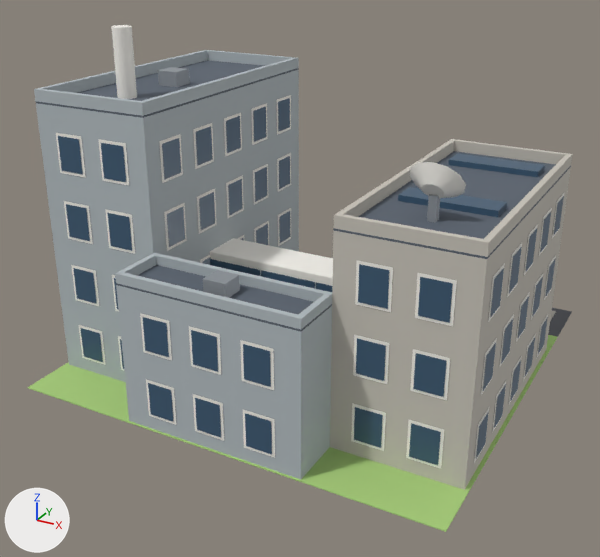
One commit to the glTF model assets/models/I223-3.glb: the scene before it, then after it.
One viewpoint serves both versions: a 50 mm lens placed at (20.0, -39.3, 23.8), pointed at (-0.4, -2.2, 5.3). Arrows for +X, +Y and +Z are at lower left; the lights stay in place. The picture after the commit comes second. Where no turn or scale is listed for an object, it has been applied to the vertices.

In view in the first picture: 'bridge', 'lawn', 'parapet', 'parapet.001', 'parapet.002', 'parapet.003', 'parapet.004', 'parapet.005', 'parapet.006', 'parapet.007', 'parapet.008', 'parapet.009', 'parapet.010', 'parapet.011', 'roof', 'roof.001', 'roof.002', 'smoke_stack', 'wall', 'wall.001', 'wall.002' and 105 more.
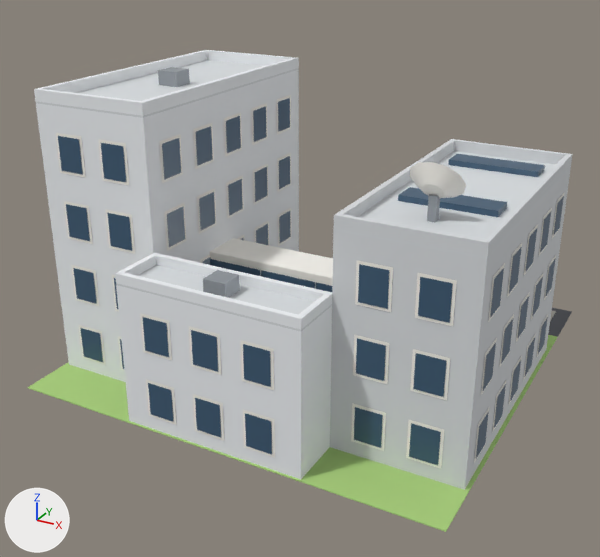
The change, as a list of edits to the scene's bpy script:
```text
Change mat_wall:
    mat_wall.base_color: (0.451, 0.503, 0.527) -> (0.855, 0.88, 0.905)  # light grey #b3bcc0 -> white #eef1f4
Change mat_roof:
    mat_roof.base_color: (0.105, 0.127, 0.162) -> (0.694, 0.723, 0.745)  # greyish blue #5b6470 -> light grey #d9dde0
Change mat_wall_alt:
    mat_wall_alt.base_color: (0.584, 0.552, 0.491) -> (0.694, 0.716, 0.738)  # light grey #c9c4ba -> light grey #d9dcdf
Remove ob_smoke_stack:
    ob_smoke_stack = bpy.data.objects.new('smoke_stack', me_mesh_28)
    ob_smoke_stack.location = (-8.4, -6.0, 16.91)
```

Where the change shows, as pixel boxes (x1, y1, x2, y2) in the pictures (600 x 557 px):
'wall.001', recoloured
    both: (330, 167, 571, 490)
'wall', recoloured (light grey to white)
    both: (36, 70, 299, 382)
'wall.002', recoloured (light grey to white)
    both: (116, 285, 332, 479)
'roof.001', recoloured (lighter)
    both: (333, 151, 571, 259)
'roof', recoloured (greyish blue to light grey)
    both: (35, 60, 299, 118)
'parapet.005', recoloured
    both: (333, 213, 491, 257)
'parapet.009', recoloured (light grey to white)
    both: (115, 271, 305, 329)
'roof.002', recoloured (greyish blue to light grey)
    both: (116, 265, 332, 332)
'parapet.003', recoloured (light grey to white)
    both: (143, 58, 296, 114)
'parapet.008', recoloured (light grey to white)
    both: (151, 253, 332, 305)
'parapet.002', recoloured (light grey to white)
    both: (41, 50, 208, 93)
'parapet.001', recoloured (light grey to white)
    both: (34, 88, 147, 116)
'parapet.007', recoloured
    both: (484, 155, 571, 253)
'smoke_stack', deleted
    before: (111, 25, 137, 99)
'parapet.006', recoloured
    both: (338, 140, 455, 217)
'parapet.004', recoloured (lighter)
    both: (451, 139, 573, 166)
'parapet', recoloured (light grey to white)
    both: (205, 50, 299, 68)
'parapet.011', recoloured (light grey to white)
    both: (298, 294, 330, 327)
'parapet.010', recoloured (light grey to white)
    both: (120, 255, 156, 275)
